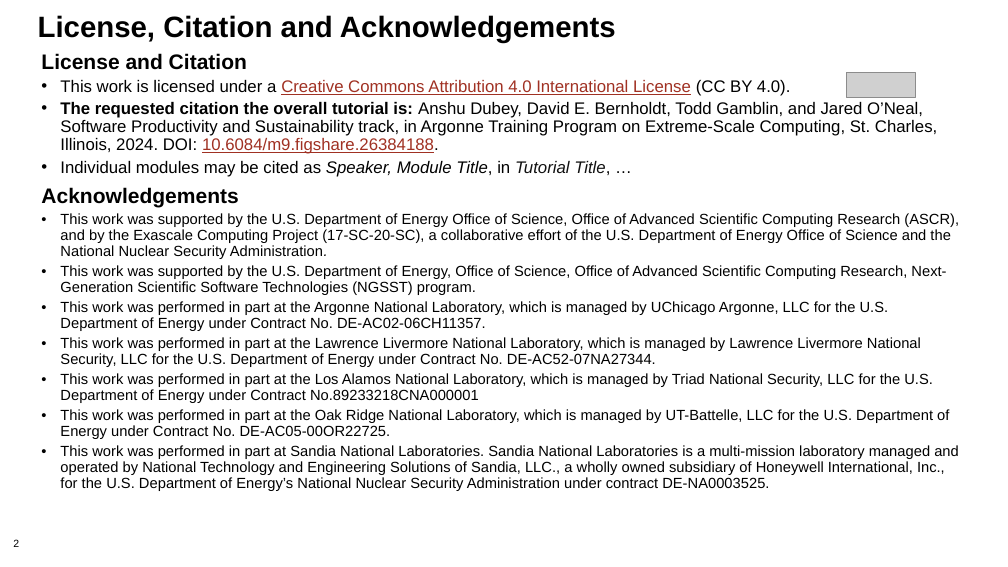
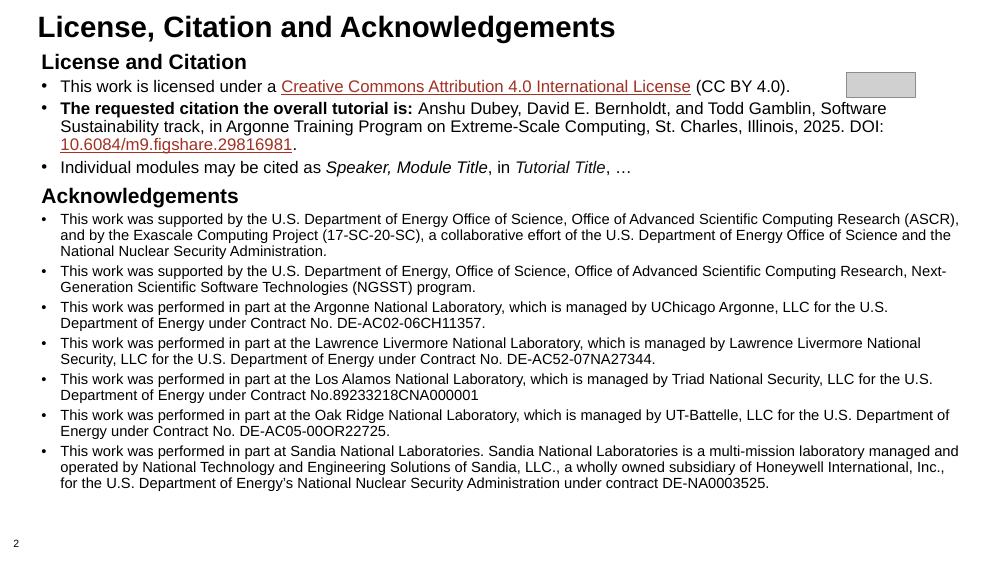
Before and after one commit to bssw-tutorial/presentations, a slide deck: slide 2 of testing.pptx. Drawn at 1008x567 pixels with LibreOffice and Linux fonts; fonts in the diff are those of the drawing; grey boxes stand for pictures. Boxes give left, top, right and bottom in pixels: in the first picture for what was removed or moved away, otherwise in the second. Text is boxed around its words. In the diff, an @@ line names an element or a change of style, - is before the commit and + after.

```diff
--- a/testing.pptx
+++ b/testing.pptx
@@ text at <box>60,102,887,154</box>: text changed @@
-• The requested citation the overall tutorial is: Anshu Dubey, David E. Bernholdt, Todd Gamblin, and Jared O’Neal, Software Productivity and Sustainability track, in Argonne Training Program on Extreme-Scale Computing, St. Charles, Illinois, 2024. DOI: 10.6084/m9.figshare.26384188.
+• The requested citation the overall tutorial is: Anshu Dubey, David E. Bernholdt, and Todd Gamblin, Software Sustainability track, in Argonne Training Program on Extreme-Scale Computing, St. Charles, Illinois, 2025. DOI: 10.6084/m9.figshare.29816981.
```
Also in this commit, not shown: 4 other slides changed, 1 slide removed, 2 other files.
